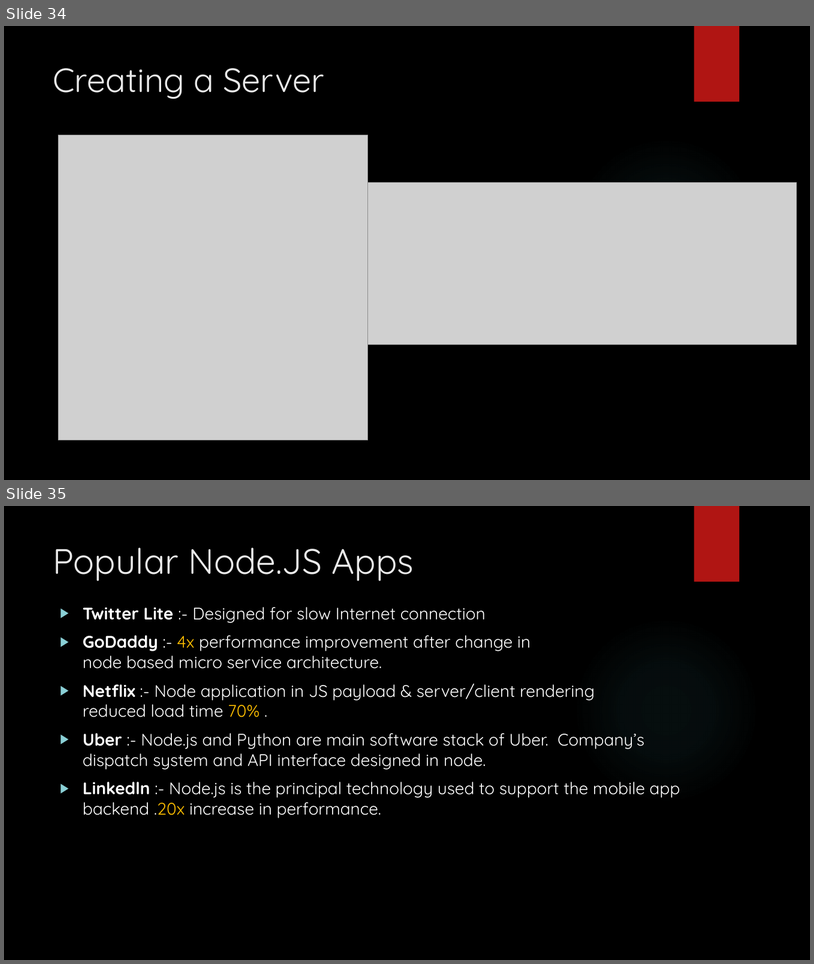
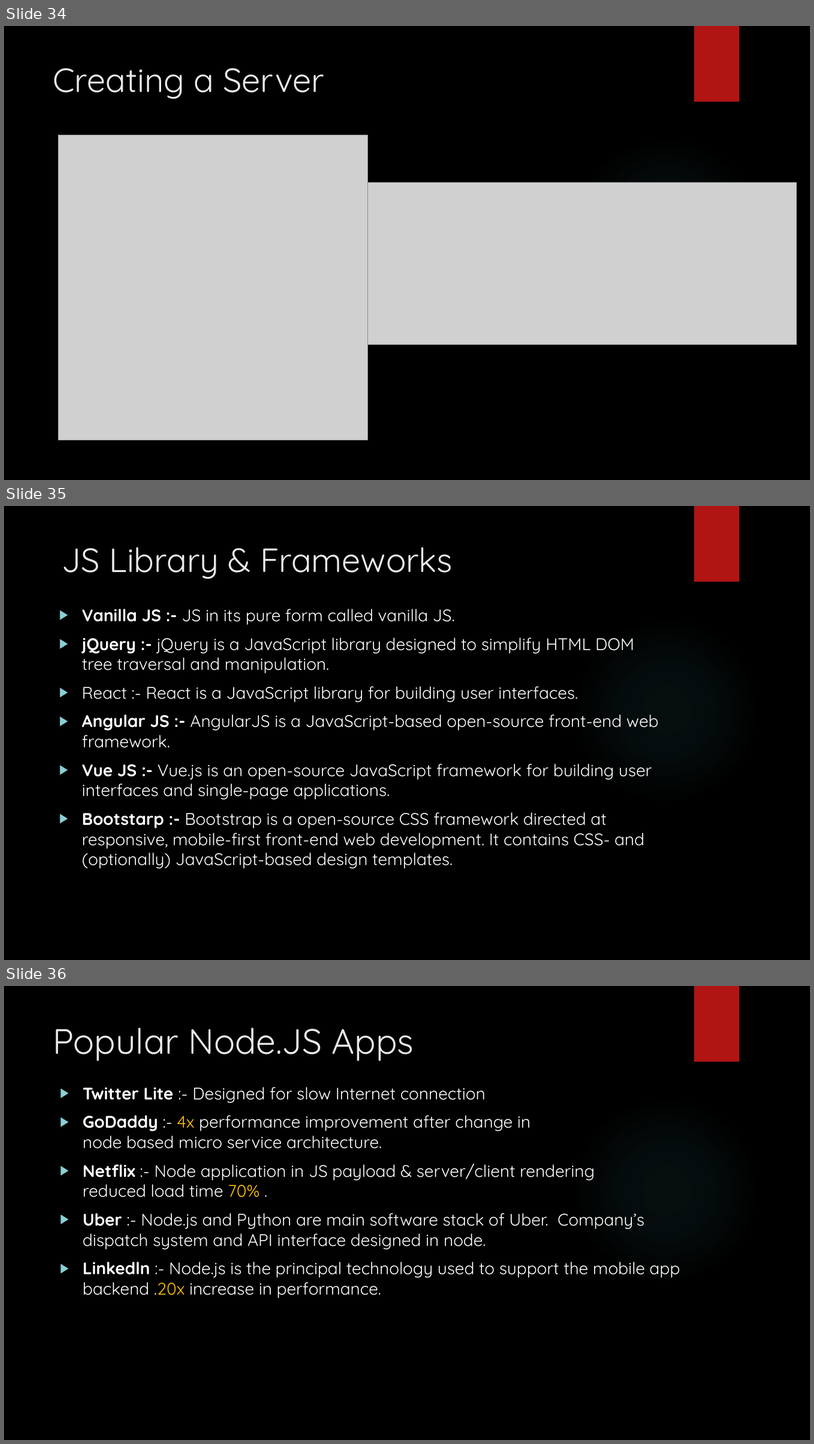
Before and after one commit to git-chinmay/my-JavaScript, a slide deck: JAVASCRPT.pptx. Shown one above the other, each under a label of ours: slides 34 and 35 before the commit, slides 34, 35 and 36 after it. The pictures are 814x964 and 814x1444 pixels, drawn with LibreOffice and Linux fonts; fonts in the diff are those of the drawing; grey boxes stand for pictures; background and template pictures are left out. Boxes give left, top, right and bottom in pixels: in the first picture for what was removed or moved away, otherwise in the second. Text is boxed around its words. In the diff, an @@ line names an element or a change of style, - is before the commit and + after.

Commit message:
New Slide added

```diff
--- a/JAVASCRPT.pptx
+++ b/JAVASCRPT.pptx
@@ slide 35 added at (x1=4, y1=506, x2=810, y2=960), background picture (left out); not listed: 2 template elements that a slide beside it also shows @@
@@ title added at (x1=62, y1=547, x2=453, y2=579), 40 pt, text #EBEBEB @@
+JS Library & Frameworks
@@ text added at (x1=82, y1=609, x2=659, y2=868), 20 pt, text #FFFFFF @@
+▶ Vanilla JS :- JS in its pure form called vanilla JS.
+▶ jQuery :- jQuery is a JavaScript library designed to simplify HTML DOM tree traversal and manipulation.
+▶ React :- React is a JavaScript library for building user interfaces.
+▶ Angular JS :- AngularJS is a JavaScript-based open-source front-end web framework.
+▶ Vue JS :- Vue.js is an open-source JavaScript framework for building user interfaces and single-page applications.
+▶ Bootstarp :- Bootstrap is a open-source CSS framework directed at responsive, mobile-first front-end web development. It contains CSS- and (optionally) JavaScript-based design templates.
@@ what was slide 35 is now slide 36 @@
```
